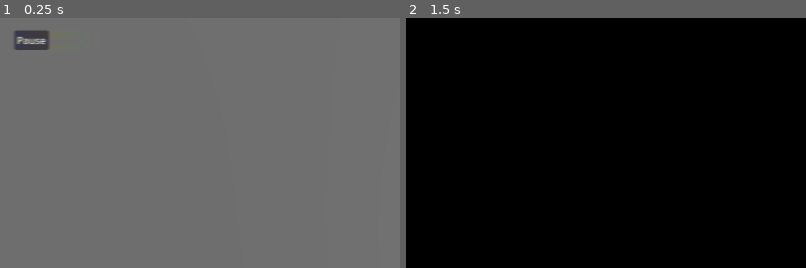
Above: before the commit, frames 1-2 (left to right).
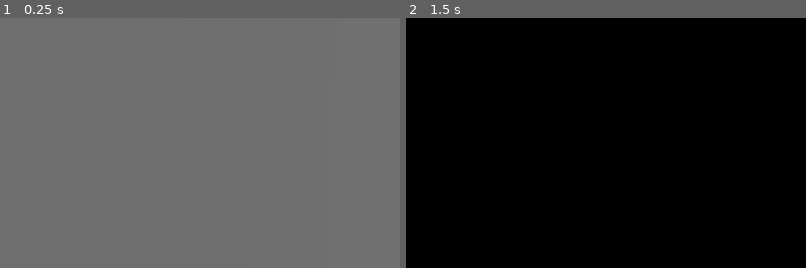
Above: after the commit, the same moments.

Repository: ShroomySquid/GlobalGameJam2025
Game: Godot game, scene res://Scenes/CoreScenes/Game/Main.tscn
Same seed, same stepped clock (60 frames per second), same inputs: the game is played once before the commit and once after it.
Inputs (mouse positions are % of the whole screen's width and height, from its top left):
- Up to frame 1 (0.25 s): no input
- Up to frame 2 (1.5 s): tap Enter at 0.5 s; move the mouse to (72, 45) at 0.52 s; hold D (move_right) 0.53-1.25 s; hold B (blow) 0.53-1.25 s; click (4, 4) at 1.25 s, where only the run before the commit has a clickable "Pause"
The pictures show only the part of the screen within x 0-50%, y 0-50%; the shares and areas given below are measured in that part.

The runs differ from the first frame. In frame 1, 0.6% of the frame differs, in the area x 3-13%, y 4-13%; in frame 2, nothing differs.
Error after the commit: Invalid call to function 'connect' in base 'Signal'. Expected 2 arguments. (res://Scenes/CoreScenes/Game/game.gd:92)

Commit message:
moved bubble spawn in its own function, created function to spawn player

Diff:
--- a/Scenes/Bubble/bubble.tscn
+++ b/Scenes/Bubble/bubble.tscn
@@ -10,7 +10,7 @@
 [sub_resource type="SphereMesh" id="SphereMesh_sbnex"]
 material = ExtResource("2_y7ook")
 
-[node name="Bubble" type="RigidBody3D"]
+[node name="Bubble" type="RigidBody3D" groups=["bubbles"]]
 collision_layer = 4
 collision_mask = 11
 axis_lock_linear_y = true
--- a/Scenes/CoreScenes/Characters/PlayerCharacter.gd
+++ b/Scenes/CoreScenes/Characters/PlayerCharacter.gd
@@ -12,6 +12,9 @@
 const LUNG_REGEN_RATE : float = 10.0
 const LUNG_REGEN_RATE_SLOW : float = 9.0
 const SHARP_TURN_THRESHOLD = deg_to_rad(140.0)
+
+var player_id : int
+var team_id : int
 
 @export var _max_speed := 7.0
 @export var _max_sprint_speed := 9.0
@@ -109,7 +112,7 @@
 		move_and_slide()
 
 		if(_device_input.is_action_pressed("blow") and _lung_capacity > 0.0):
-			blowing.emit()
+			blowing.emit(team_id)
 			_lung_capacity -= BLOWING_DECAY
 			if _lung_capacity < 0:
 				_lung_capacity = 0
--- a/Scenes/CoreScenes/Characters/PlayerCharacter.tscn
+++ b/Scenes/CoreScenes/Characters/PlayerCharacter.tscn
@@ -12,7 +12,7 @@
 [sub_resource type="SphereMesh" id="SphereMesh_1xr3o"]
 material = ExtResource("2_4fwfy")
 
-[node name="PlayerCharacter" type="CharacterBody3D"]
+[node name="PlayerCharacter" type="CharacterBody3D" groups=["characters"]]
 input_ray_pickable = false
 axis_lock_linear_z = true
 axis_lock_angular_x = true
--- a/Scenes/CoreScenes/Game/Main.tscn
+++ b/Scenes/CoreScenes/Game/Main.tscn
@@ -42,6 +42,7 @@
 [node name="LungsUI" parent="CanvasLayer" instance=ExtResource("2_76how")]
 
 [node name="PauseMargin" type="MarginContainer" parent="CanvasLayer"]
+visible = false
 offset_right = 40.0
 offset_bottom = 40.0
 theme_override_constants/margin_left = 20
@@ -53,6 +54,7 @@
 "
 
 [node name="MenuContainer" type="VBoxContainer" parent="CanvasLayer"]
+visible = false
 anchors_preset = 8
 anchor_left = 0.5
 anchor_top = 0.5
@@ -83,6 +85,7 @@
 text = "Quit"
 
 [node name="Settings" parent="CanvasLayer" instance=ExtResource("2_ubhc7")]
+visible = false
 offset_left = 266.0
 offset_top = 204.0
 offset_right = -239.0
--- a/Scenes/CoreScenes/Game/game.gd
+++ b/Scenes/CoreScenes/Game/game.gd
@@ -16,6 +16,10 @@
 
 @export var bubble : PackedScene
 @export var player_character : PackedScene # This would have to change if there was character choices
+
+@onready var stage = $"3DLayer/Stage" as TwoTeamStage
+const team_1_id := 1
+const team_2_id := 2
 
 func _ready():
 
@@ -65,21 +69,34 @@
 	get_tree().change_scene_to_file("res://Scenes/CoreScenes/Game/game.tscn")
 
 func reset_game():
-	var stage = $"3DLayer/Stage" as TwoTeamStage
-	var left_team_bubble = bubble.instantiate()
-	left_team_bubble.bubble_id = 1
-	stage.add_child(left_team_bubble)
-	left_team_bubble.position = stage.team_one_bubble_spawn_point.position
+	get_tree().call_group("bubbles", "queue_free")
+	get_tree().call_group("characters", "queue_free")
+	#var stage = $"3DLayer/Stage" as TwoTeamStage
 
-	var right_team_bubble = bubble.instantiate()
-	right_team_bubble.bubble_id = 2
-	stage.add_child(right_team_bubble)
-	right_team_bubble.position = stage.team_two_bubble_spawn_point.position
+	spawn_bubble(team_1_id, stage.team_one_bubble_spawn_point.position)
+	spawn_bubble(team_2_id, stage.team_two_bubble_spawn_point.position)
+
+	spawn_player(1, team_1_id, stage.player_one_spawn_point)
+	spawn_player(2, team_2_id, stage.player_one_spawn_point)
 
 	p1_score_label.text = str(p1_score)
 	p2_score_label.text = str(p2_score)
 	await info_label.start()
 	#dude.process_mode = 0
+
+func spawn_bubble(bubble_id : int, start_pos):
+	var new_bubble = bubble.instantiate()
+	new_bubble.bubble_id = bubble_id
+	stage.add_child(new_bubble)
+	new_bubble.position = start_pos
+	new_bubble.bubble_hit.connect()
+
+func spawn_player(player_id : int, team_id : int, start_pos):
+	var new_player = player_character.instantiate()
+	new_player.player_id = player_id
+	new_player.team_id = team_id
+	stage.add_child(new_player)
+	new_player.position = start_pos
 
 func scored(bubble_id : int, msg : String):
 	get_tree().call_group("arrows", "queue_free")
--- a/Scenes/Floor/floor.gd
+++ b/Scenes/Floor/floor.gd
@@ -2,9 +2,5 @@
 
 signal bubble_exited_area
 
-func _on_area_3d_body_entered(body):
-	print(body, " has entered.")
-
 func _on_area_3d_body_exited(body):
 	bubble_exited_area.emit(body.bubble_id, "Out!")
-	print(body, " has exited.")
